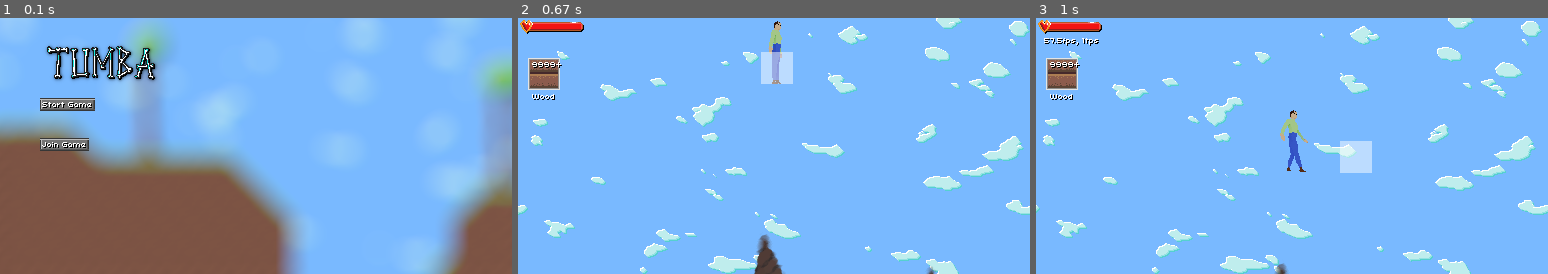
Above: before the commit, frames 1-3 (left to right).
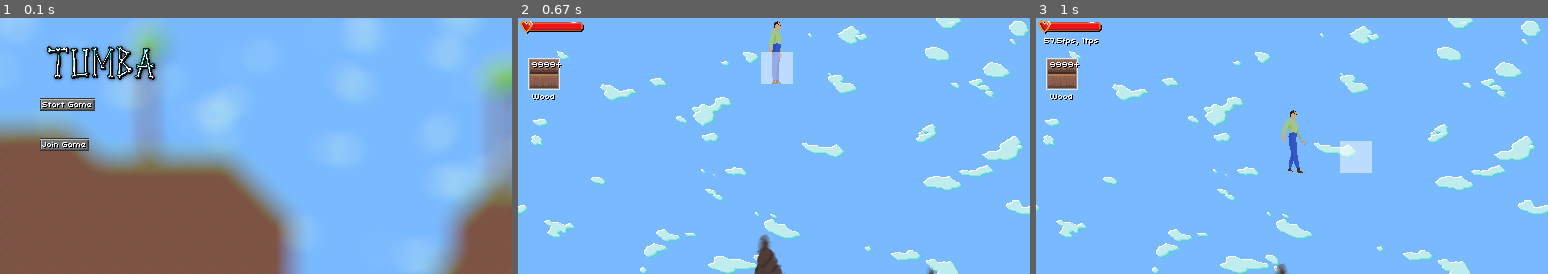
Above: after the commit, the same moments.

Repository: tumbagame/tumba
Game: pygame game, started from main.py
Same seed, same stepped clock (60 frames per second), same inputs: the game is played once before the commit and once after it.
Inputs (mouse positions are in pixels of both pictures, inside the frame that each line leads up to):
- Up to frame 1 (0.1 s): no input
- Up to frame 2 (0.67 s): click (584, 105) at 0.38 s
- Up to frame 3 (1 s): hold Right from 0.67 s (still down); move the mouse to (1455, 138) at 0.7 s

Frames 1-2 are identical in both runs. In frame 3, 0.2% of the frame differs, in the area x 47-54%, y 39-61%.

Commit message:
Add damage and death

Diff:
--- a/animation.py
+++ b/animation.py
@@ -34,11 +34,12 @@
     def set_animation(self, index):
         self.index = min(max(index, 0), self.num_animations)
 
-    def get_frame(self):
-        dt = time.time() - self.prev_time
-        if dt > self.delay:
+    def get_frame(self, dt):
+        # dt = time.time() - self.prev_time
+        self.prev_time += dt
+        if self.prev_time > self.delay:
             self.frame = (self.frame + 1) % self.num_frames
-            self.prev_time = time.time()
+            self.prev_time = 0
 
         return pg.transform.flip(
             self.animations[self.index][self.frame], self.mirror, False
--- a/main.py
+++ b/main.py
@@ -150,12 +150,17 @@
     renderer.show_gui(title_gui)
     blank_mouse = mouse.Mouse()
     deltatime = 0
+    dtscale = 1
     while renderer.running:
         now = time()
-        renderer.update(game)
+        renderer.update(game, deltatime * dtscale)
         game_mouse = blank_mouse if renderer.in_gui else renderer.mouse
         game_keys = [] if renderer.in_gui else renderer.keys_down
-        game.update(game_keys, game_mouse, deltatime)
+        game.update(game_keys, game_mouse, deltatime * dtscale)
+        if game.player.health < 1:
+            dtscale *= 0.8
+        else:
+            dtscale = 1
         if game.in_menu:
             game.in_menu = False
             renderer.show_gui(menu_gui)
--- a/render.py
+++ b/render.py
@@ -56,7 +56,7 @@
         pg.quit()
         self.running = False
 
-    def update(self, game):
+    def update(self, game, deltatime):
         if not self.running:
             return
         self.mouse.scroll = 0
@@ -135,12 +135,18 @@
         )
 
         for e in game.entities:
-            self.disp.blit(e.animation.get_frame(),
+            self.disp.blit(e.animation.get_frame(deltatime),
             self._game_to_screen(e.position, game.camera)
         )
 
+
+        player_frame = game.player.animation.get_frame(deltatime)
+        damage_indicator = pg.Surface(player_frame.get_size(), pg.SRCALPHA)
+        cooldown_map = max(0, min(255, int(game.damage_cooldown / 0.5 * 255) ))
+        damage_indicator.fill((255, 255 - cooldown_map, 255-cooldown_map, 255))
+        player_frame.blit(damage_indicator,(0,0), special_flags=pg.BLEND_RGBA_MULT)
         self.disp.blit(
-            game.player.animation.get_frame(),
+            player_frame,
             self._game_to_screen(game.player.position, game.camera),
         )
 
--- a/server.py
+++ b/server.py
@@ -76,7 +76,7 @@
                     ent.velocity.x = physics.ENTITY_SPEED * (1 if (closest_player.position.x > ent.position.x) else -1)
 
             vel = ent.velocity * deltatime + Vector(0, down_acceleration) * 0.5 * deltatime * deltatime
-            frame = ent.animation.get_frame()
+            frame = ent.animation.get_frame(0.1)
             ent.position.y += vel.y
             standing = False
             if self.world.collide(ent.position, Vector(frame.get_width(), frame.get_height())):
